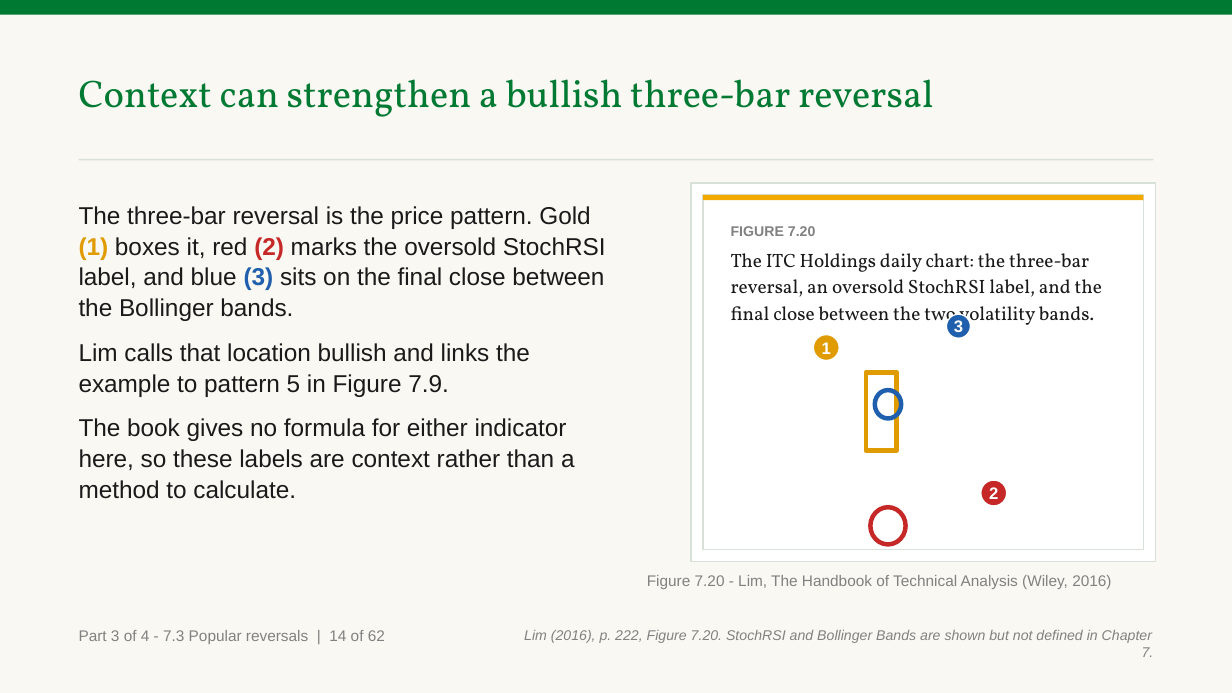
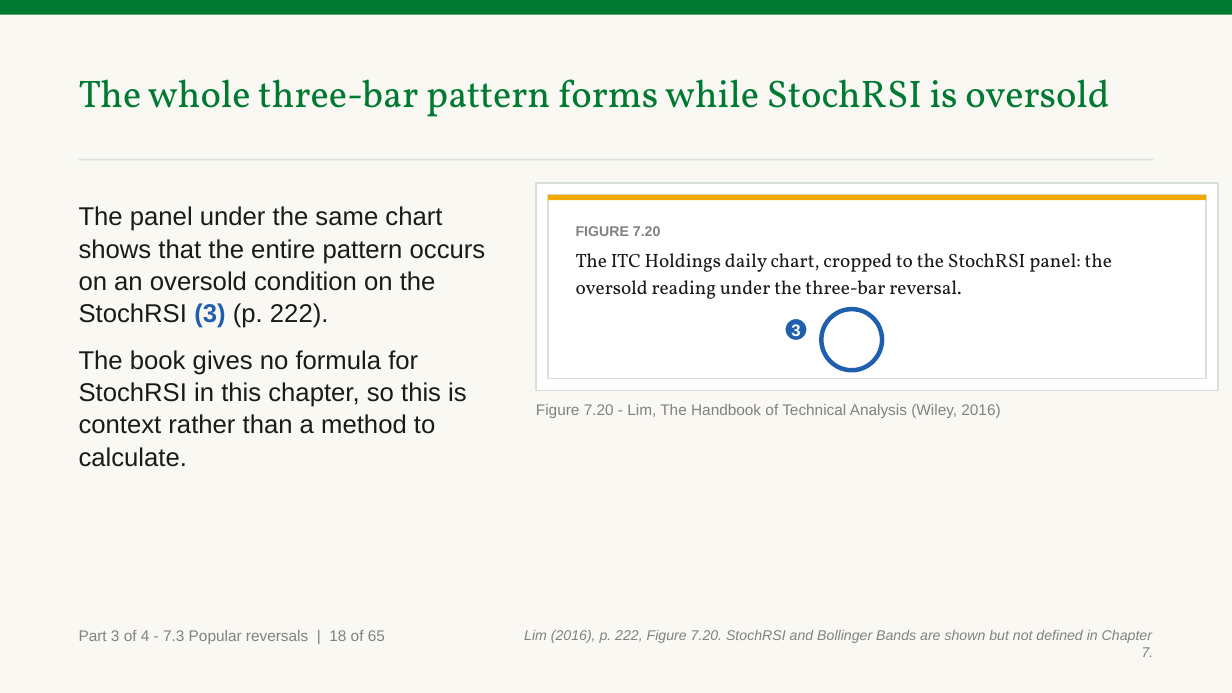
Before and after one commit to benjiesotelo-sudo/Telos_FIN1209, a slide deck: slide 152 of chapter-07/FIN1209-Chapter-07.pptx (slide 148 before the commit). Drawn at 1232x693 pixels with LibreOffice and Linux fonts; fonts in the diff are those of the drawing. Boxes give left, top, right and bottom in pixels: in the first picture for what was removed or moved away, otherwise in the second. Text is boxed around its words. In the diff, an @@ line names an element or a change of style, - is before the commit and + after.

Commit message:
Chapter 7 Part 3: fix the strict reads (reversal patterns, marks, wording, charts)

```diff
--- a/chapter-07/FIN1209-Chapter-07.pptx
+++ b/chapter-07/FIN1209-Chapter-07.pptx
@@ text at <box>79,79,1109,117</box>: text changed @@
-Context can strengthen a bullish three-bar reversal
+The whole three-bar pattern forms while StochRSI is oversold
@@ text at <box>79,206,486,467</box>: text changed; size 19 to 20 pt @@
-The three-bar reversal is the price pattern. Gold (1) boxes it, red (2) marks the oversold StochRSI label, and blue (3) sits on the final close between the Bollinger bands.
-Lim calls that location bullish and links the example to pattern 5 in Figure 7.9.
-The book gives no formula for either indicator here, so these labels are context rather than a method to calculate.
+The panel under the same chart shows that the entire pattern occurs on an oversold condition on the StochRSI (3) (p. 222).
+The book gives no formula for StochRSI in this chapter, so this is context rather than a method to calculate.
@@ rectangle: place and size @@
-rectangle at <box>691,183,1156,562</box>
+rectangle at <box>536,183,1218,391</box>
@@ rectangle: place and size @@
-rectangle at <box>703,195,1144,201</box>
+rectangle at <box>548,195,1206,201</box>
@@ rectangle: place and size @@
-rectangle at <box>703,195,1144,550</box>
+rectangle at <box>548,195,1206,379</box>
@@ text "FIGURE 7.20": place and size @@
-text "FIGURE 7.20" at <box>731,226,1102,329</box>
+text "FIGURE 7.20" at <box>576,226,1112,299</box>
@@ text at <box>576,253,1112,299</box>: text changed @@
-The ITC Holdings daily chart: the three-bar reversal, an oversold StochRSI label, and the final close between the two volatility bands.
+The ITC Holdings daily chart, cropped to the StochRSI panel: the oversold reading under the three-bar reversal.
@@ ellipse "3": place and size @@
-ellipse "3" at <box>946,314,970,338</box>
+ellipse "3" at <box>785,319,807,341</box>
@@ ellipse: place and size @@
-ellipse at <box>875,390,902,419</box>
+ellipse at <box>822,310,883,371</box>
@@ ellipse removed at <box>813,335,839,360</box> @@
-1
@@ rectangle removed at <box>866,372,897,450</box> @@
@@ text "Figure 7.20 - Lim, The ...": place and size @@
-text "Figure 7.20 - Lim, The ..." at <box>647,575,1111,589</box>
+text "Figure 7.20 - Lim, The ..." at <box>536,404,1000,418</box>
@@ ellipse removed at <box>871,507,906,544</box> @@
@@ ellipse removed at <box>981,481,1006,506</box> @@
-2
@@ text at <box>79,630,385,644</box>: text changed @@
-Part 3 of 4 - 7.3 Popular reversals | 14 of 62
+Part 3 of 4 - 7.3 Popular reversals | 18 of 65
```
Also in this commit, not shown: 88 other slides changed, 4 slides added, 1 slide removed, 5 other files.
